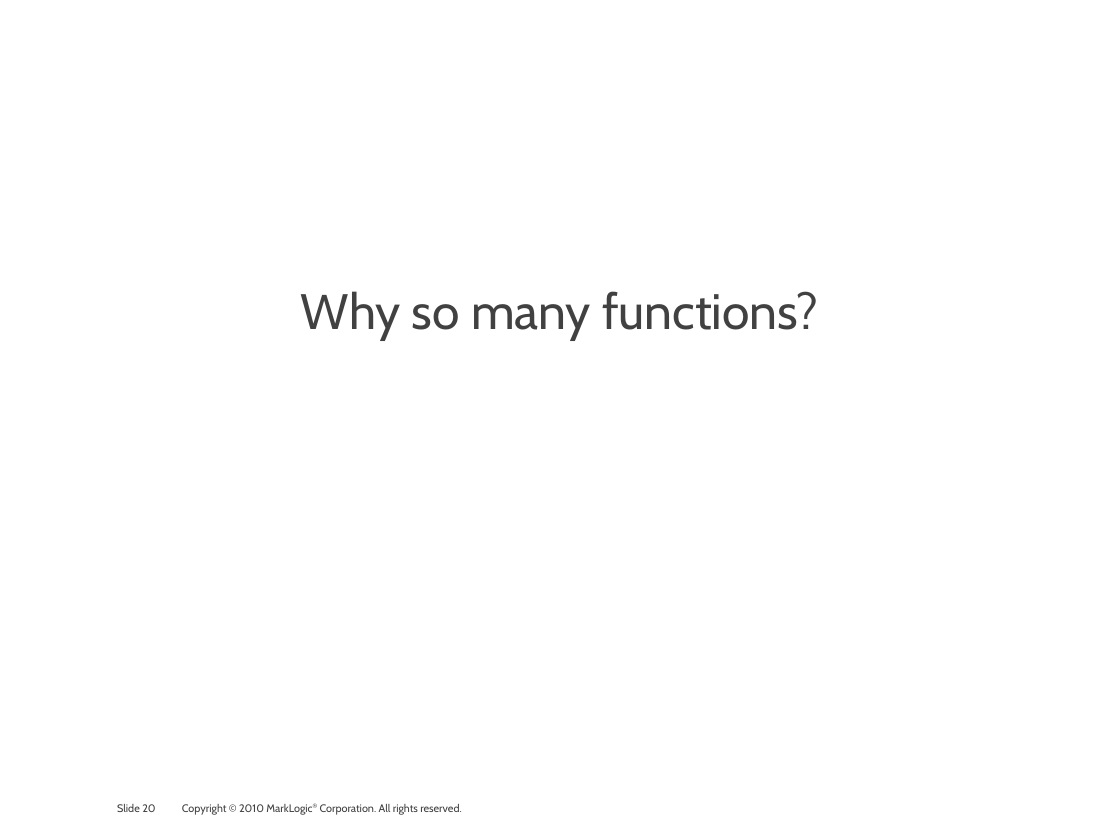
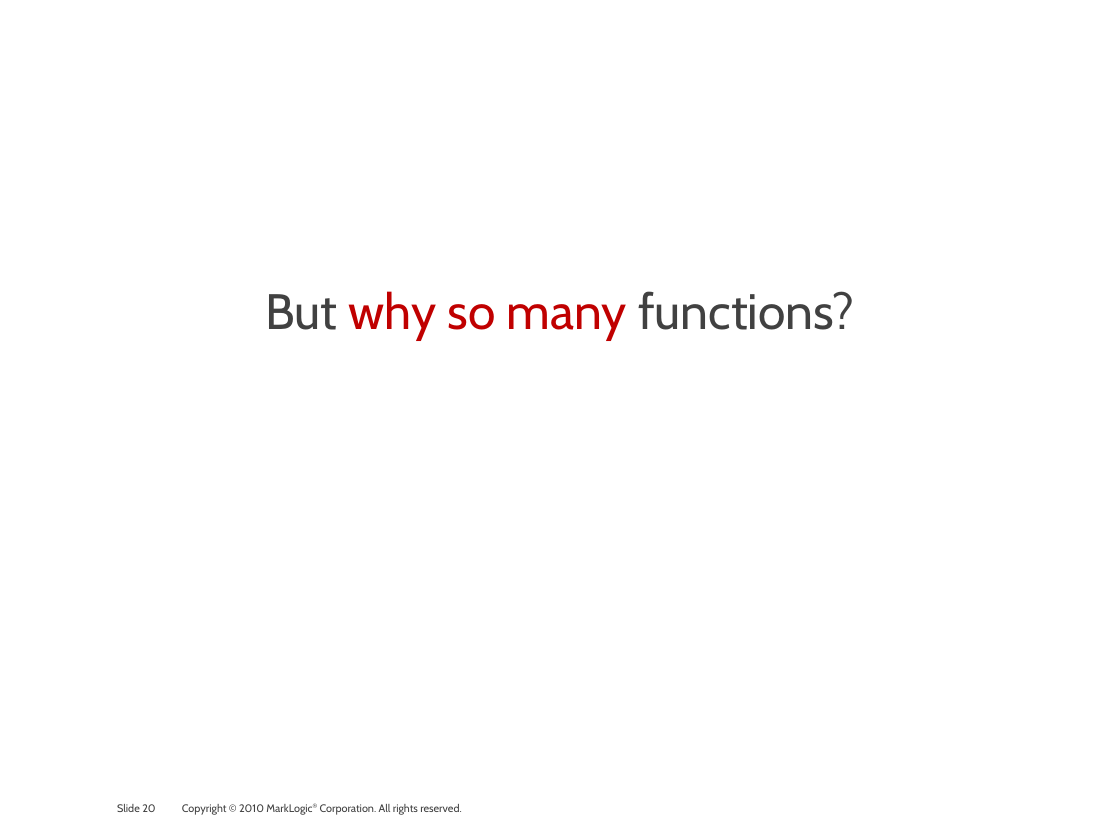
Before and after one commit to philipfennell/grasp, a slide deck: slide 20 of docs/marklogic_and_the_linked-data_connection.pptx. Drawn at 1120x840 pixels with LibreOffice and Linux fonts; fonts in the diff are those of the drawing; background and template pictures are left out. Boxes give left, top, right and bottom in pixels: in the first picture for what was removed or moved away, otherwise in the second. Text is boxed around its words. In the diff, an @@ line names an element or a change of style, - is before the commit and + after.

```diff
--- a/docs/marklogic_and_the_linked-data_connection.pptx
+++ b/docs/marklogic_and_the_linked-data_connection.pptx
@@ text at (x1=265, y1=291, x2=855, y2=340): text changed @@
-Why so many functions?
+But why so many functions?
```
Also in this commit, not shown: 14 other slides changed, 1 slide added, 2 slides removed.
